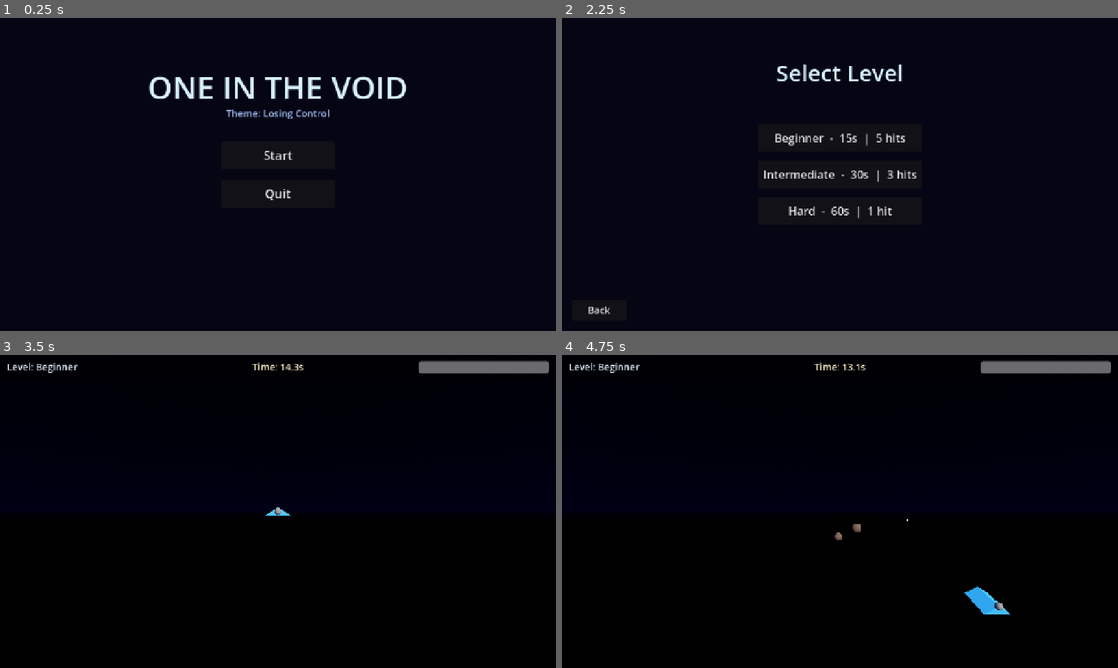
Above: before the commit, frames 1-4 (two rows, left to right).
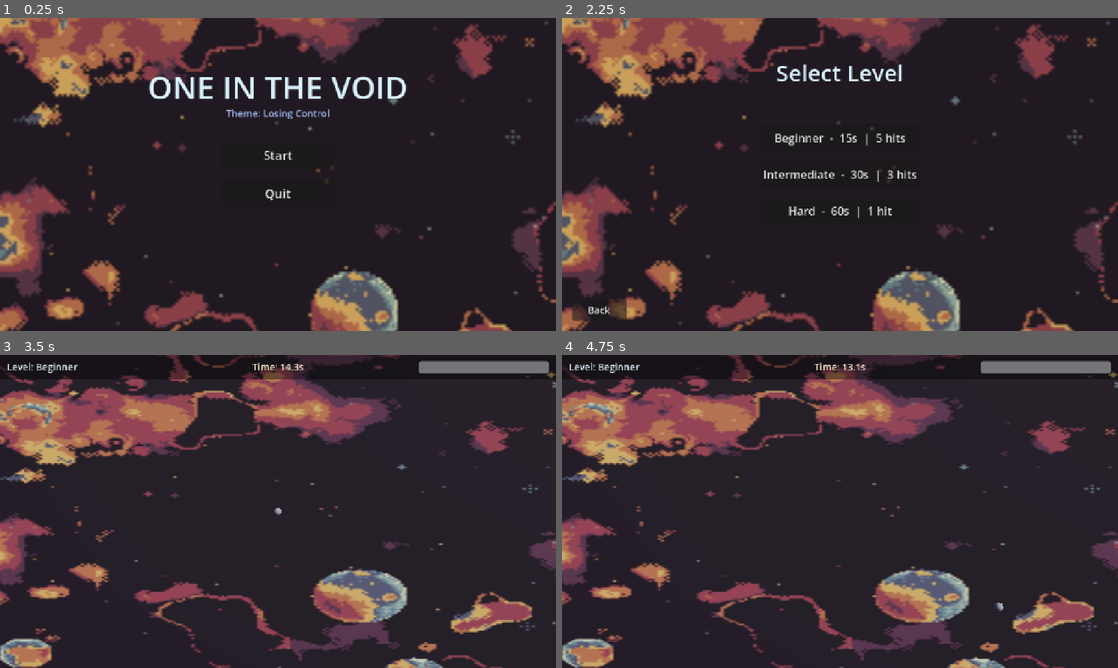
Above: after the commit, the same moments.

Repository: 07alexmak04/One_in_the_void
Game: Godot game, scene res://scenes/main_menu.tscn
Same seed, same stepped clock (60 frames per second), same inputs: the game is played once before the commit and once after it.
Inputs:
- Up to frame 1 (0.25 s): no input
- Up to frame 2 (2.25 s): click "Start" at 0.5 s; click "Back" at 1.25 s; click "Start" at 2 s
- Up to frame 3 (3.5 s): click "Beginner - 15s | 5 hits" at 2.75 s
- Up to frame 4 (4.75 s): tap Enter at 3.5 s; hold D (move_right) 3.53-4.28 s; hold Space (shoot_rifle) 3.53-4.28 s; hold S (move_down) from 4.28 s (still down); tap Space (shoot_rifle) at 4.35 s

The runs differ from the first frame. In frame 1, 95% of the frame differs, in the area x 0-100%, y 0-100%; in frame 2, 91%; in frame 3, 94%; in frame 4, 94%.

Commit message:
Implement images and sounds.

Diff:
--- a/project.godot
+++ b/project.godot
@@ -25,6 +25,14 @@
 window/size/viewport_width=1280
 window/size/viewport_height=720
 window/stretch/mode="canvas_items"
+
+[dotnet]
+
+project/assembly_name="One in the Void"
+
+[filesystem]
+
+import/blender/enabled=false
 
 [input]
 
--- a/scenes/final_victory.tscn
+++ b/scenes/final_victory.tscn
@@ -1,6 +1,8 @@
-[gd_scene load_steps=2 format=3 uid="uid://b1mmfinv0void"]
+[gd_scene load_steps=4 format=3 uid="uid://b1mmfinv0void"]
 
 [ext_resource type="Script" path="res://scripts/final_victory.gd" id="1_fin"]
+[ext_resource type="Texture2D" path="res://reference/Space Background.png" id="2_bg"]
+[ext_resource type="AudioStream" path="res://reference/Space Music Pack/meet-the-princess.wav" id="3_music"]
 
 [node name="FinalVictory" type="Control"]
 layout_mode = 3
@@ -11,14 +13,16 @@
 grow_vertical = 2
 script = ExtResource("1_fin")
 
-[node name="BG" type="ColorRect" parent="."]
+[node name="BG" type="TextureRect" parent="."]
 layout_mode = 1
 anchors_preset = 15
 anchor_right = 1.0
 anchor_bottom = 1.0
 grow_horizontal = 2
 grow_vertical = 2
-color = Color(0.04, 0.02, 0.12, 1)
+texture = ExtResource("2_bg")
+expand_mode = 1
+stretch_mode = 6
 
 [node name="CenterContainer" type="CenterContainer" parent="."]
 layout_mode = 1
@@ -52,3 +56,8 @@
 size_flags_horizontal = 4
 theme_override_font_sizes/font_size = 26
 text = "Quit"
+
+[node name="MusicPlayer" type="AudioStreamPlayer" parent="."]
+stream = ExtResource("3_music")
+autoplay = true
+volume_db = -8.0
--- a/scenes/gameplay.tscn
+++ b/scenes/gameplay.tscn
@@ -1,7 +1,16 @@
-[gd_scene load_steps=5 format=3 uid="uid://b1mmplay0void"]
+[gd_scene load_steps=9 format=3 uid="uid://b1mmplay0void"]
 
 [ext_resource type="Script" path="res://scripts/gameplay.gd" id="1_gp"]
 [ext_resource type="PackedScene" uid="uid://b1mmplayer0void" path="res://scenes/player.tscn" id="2_player"]
+[ext_resource type="AudioStream" path="res://reference/Space Music Pack/battle.wav" id="3_music"]
+[ext_resource type="Texture2D" path="res://reference/Space Background.png" id="4_bg"]
+
+[sub_resource type="StandardMaterial3D" id="BgMaterial_void"]
+shading_mode = 2
+albedo_texture = ExtResource("4_bg")
+
+[sub_resource type="QuadMesh" id="BgMesh_void"]
+size = Vector2(64, 36)
 
 [sub_resource type="ProceduralSkyMaterial" id="ProceduralSkyMaterial_void"]
 sky_top_color = Color(0.02, 0.01, 0.06, 1)
@@ -43,6 +52,11 @@
 [node name="SpawnTimer" type="Timer" parent="."]
 wait_time = 0.9
 
+[node name="Background" type="MeshInstance3D" parent="."]
+transform = Transform3D(1, 0, 0, 0, 1, 0, 0, 0, 1, 0, 0, -8)
+mesh = SubResource("BgMesh_void")
+surface_material_override/0 = SubResource("BgMaterial_void")
+
 [node name="HUD" type="CanvasLayer" parent="."]
 
 [node name="TopPanel" type="Control" parent="HUD"]
@@ -208,3 +222,8 @@
 layout_mode = 2
 theme_override_font_sizes/font_size = 22
 text = "Quit to Menu"
+
+[node name="MusicPlayer" type="AudioStreamPlayer" parent="."]
+stream = ExtResource("3_music")
+autoplay = true
+volume_db = -8.0
--- a/scenes/level_select.tscn
+++ b/scenes/level_select.tscn
@@ -1,6 +1,8 @@
-[gd_scene load_steps=2 format=3 uid="uid://b1mmlvlsel0void"]
+[gd_scene load_steps=4 format=3 uid="uid://b1mmlvlsel0void"]
 
 [ext_resource type="Script" path="res://scripts/level_select.gd" id="1_lvlsel"]
+[ext_resource type="Texture2D" path="res://reference/Space Background.png" id="2_bg"]
+[ext_resource type="AudioStream" path="res://reference/Space Music Pack/loading.wav" id="3_music"]
 
 [node name="LevelSelect" type="Control"]
 layout_mode = 3
@@ -11,14 +13,16 @@
 grow_vertical = 2
 script = ExtResource("1_lvlsel")
 
-[node name="Background" type="ColorRect" parent="."]
+[node name="Background" type="TextureRect" parent="."]
 layout_mode = 1
 anchors_preset = 15
 anchor_right = 1.0
 anchor_bottom = 1.0
 grow_horizontal = 2
 grow_vertical = 2
-color = Color(0.02, 0.02, 0.08, 1)
+texture = ExtResource("2_bg")
+expand_mode = 1
+stretch_mode = 6
 
 [node name="TitleLabel" type="Label" parent="."]
 layout_mode = 1
@@ -75,3 +79,8 @@
 grow_vertical = 0
 theme_override_font_sizes/font_size = 22
 text = "Back"
+
+[node name="MusicPlayer" type="AudioStreamPlayer" parent="."]
+stream = ExtResource("3_music")
+autoplay = true
+volume_db = -8.0
--- a/scenes/main_menu.tscn
+++ b/scenes/main_menu.tscn
@@ -1,6 +1,8 @@
-[gd_scene load_steps=2 format=3 uid="uid://b1mmenu0void0"]
+[gd_scene load_steps=4 format=3 uid="uid://b1mmenu0void0"]
 
 [ext_resource type="Script" path="res://scripts/main_menu.gd" id="1_menu"]
+[ext_resource type="Texture2D" path="res://reference/Space Background.png" id="2_bg"]
+[ext_resource type="AudioStream" path="res://reference/Space Music Pack/menu.wav" id="3_music"]
 
 [node name="MainMenu" type="Control"]
 layout_mode = 3
@@ -11,14 +13,16 @@
 grow_vertical = 2
 script = ExtResource("1_menu")
 
-[node name="Background" type="ColorRect" parent="."]
+[node name="Background" type="TextureRect" parent="."]
 layout_mode = 1
 anchors_preset = 15
 anchor_right = 1.0
 anchor_bottom = 1.0
 grow_horizontal = 2
 grow_vertical = 2
-color = Color(0.02, 0.02, 0.08, 1)
+texture = ExtResource("2_bg")
+expand_mode = 1
+stretch_mode = 6
 
 [node name="TitleLabel" type="Label" parent="."]
 layout_mode = 1
@@ -69,3 +73,8 @@
 layout_mode = 2
 theme_override_font_sizes/font_size = 28
 text = "Quit"
+
+[node name="MusicPlayer" type="AudioStreamPlayer" parent="."]
+stream = ExtResource("3_music")
+autoplay = true
+volume_db = -8.0
--- a/scenes/meteorite.tscn
+++ b/scenes/meteorite.tscn
@@ -1,20 +1,10 @@
-[gd_scene load_steps=5 format=3 uid="uid://b1mmmeteo0void"]
+[gd_scene load_steps=3 format=3 uid="uid://b1mmmeteo0void"]
 
 [ext_resource type="Script" path="res://scripts/meteorite.gd" id="1_meteo"]
+[ext_resource type="PackedScene" path="res://reference/Stones/STONE#1/STONE#1.fbx" id="2_stone"]
 
 [sub_resource type="SphereShape3D" id="SphereShape3D_meteo"]
 radius = 0.9
-
-[sub_resource type="SphereMesh" id="SphereMesh_meteo"]
-radius = 1.0
-height = 2.0
-radial_segments = 12
-rings = 6
-
-[sub_resource type="StandardMaterial3D" id="StandardMaterial3D_meteo"]
-albedo_color = Color(0.45, 0.35, 0.28, 1)
-roughness = 0.9
-metallic = 0.05
 
 [node name="Meteorite" type="Area3D"]
 script = ExtResource("1_meteo")
@@ -23,5 +13,6 @@
 shape = SubResource("SphereShape3D_meteo")
 
 [node name="Mesh" type="MeshInstance3D" parent="."]
-mesh = SubResource("SphereMesh_meteo")
-surface_material_override/0 = SubResource("StandardMaterial3D_meteo")
+
+[node name="StoneModel" parent="Mesh" instance=ExtResource("2_stone")]
+transform = Transform3D(0.8, 0, 0, 0, 0.8, 0, 0, 0, 0.8, 0, 0, 0)
--- a/scenes/player.tscn
+++ b/scenes/player.tscn
@@ -1,20 +1,10 @@
-[gd_scene load_steps=6 format=3 uid="uid://b1mmplayer0void"]
+[gd_scene load_steps=4 format=3 uid="uid://b1mmplayer0void"]
 
 [ext_resource type="Script" path="res://scripts/player.gd" id="1_player"]
+[ext_resource type="PackedScene" path="res://reference/Battle-SpaceShip-Free-3D-Low-Poly-Models/Light cruiser_01.fbx" id="2_ship"]
 
 [sub_resource type="BoxShape3D" id="BoxShape3D_player"]
 size = Vector3(1.4, 0.8, 2.0)
-
-[sub_resource type="PrismMesh" id="PrismMesh_player"]
-size = Vector3(1.8, 0.6, 2.4)
-
-[sub_resource type="StandardMaterial3D" id="StandardMaterial3D_player"]
-albedo_color = Color(0.3, 0.75, 1.0, 1)
-metallic = 0.2
-roughness = 0.35
-emission_enabled = true
-emission = Color(0.1, 0.4, 0.8, 1)
-emission_energy_multiplier = 0.8
 
 [sub_resource type="SphereMesh" id="SphereMesh_thrust"]
 radius = 0.25
@@ -27,9 +17,9 @@
 shape = SubResource("BoxShape3D_player")
 
 [node name="Mesh" type="MeshInstance3D" parent="."]
-transform = Transform3D(1, 0, 0, 0, 1, 0, 0, 0, 1, 0, 0, 0)
-mesh = SubResource("PrismMesh_player")
-surface_material_override/0 = SubResource("StandardMaterial3D_player")
+
+[node name="ShipModel" parent="Mesh" instance=ExtResource("2_ship")]
+transform = Transform3D(0.3, 0, 0, 0, 0.3, 0, 0, 0, 0.3, 0, 0, 0)
 
 [node name="RifleMuzzle" type="Marker3D" parent="."]
 transform = Transform3D(1, 0, 0, 0, 1, 0, 0, 0, 1, 0, 0, -1.4)
--- a/scenes/victory.tscn
+++ b/scenes/victory.tscn
@@ -1,6 +1,8 @@
-[gd_scene load_steps=2 format=3 uid="uid://b1mmvict0void"]
+[gd_scene load_steps=4 format=3 uid="uid://b1mmvict0void"]
 
 [ext_resource type="Script" path="res://scripts/victory.gd" id="1_vic"]
+[ext_resource type="Texture2D" path="res://reference/Space Background.png" id="2_bg"]
+[ext_resource type="AudioStream" path="res://reference/Space Music Pack/meet-the-princess.wav" id="3_music"]
 
 [node name="Victory" type="Control"]
 layout_mode = 3
@@ -11,14 +13,16 @@
 grow_vertical = 2
 script = ExtResource("1_vic")
 
-[node name="BG" type="ColorRect" parent="."]
+[node name="BG" type="TextureRect" parent="."]
 layout_mode = 1
 anchors_preset = 15
 anchor_right = 1.0
 anchor_bottom = 1.0
 grow_horizontal = 2
 grow_vertical = 2
-color = Color(0.03, 0.04, 0.1, 1)
+texture = ExtResource("2_bg")
+expand_mode = 1
+stretch_mode = 6
 
 [node name="CenterContainer" type="CenterContainer" parent="."]
 layout_mode = 1
@@ -55,3 +59,8 @@
 layout_mode = 2
 theme_override_font_sizes/font_size = 24
 text = "Quit"
+
+[node name="MusicPlayer" type="AudioStreamPlayer" parent="."]
+stream = ExtResource("3_music")
+autoplay = true
+volume_db = -8.0
